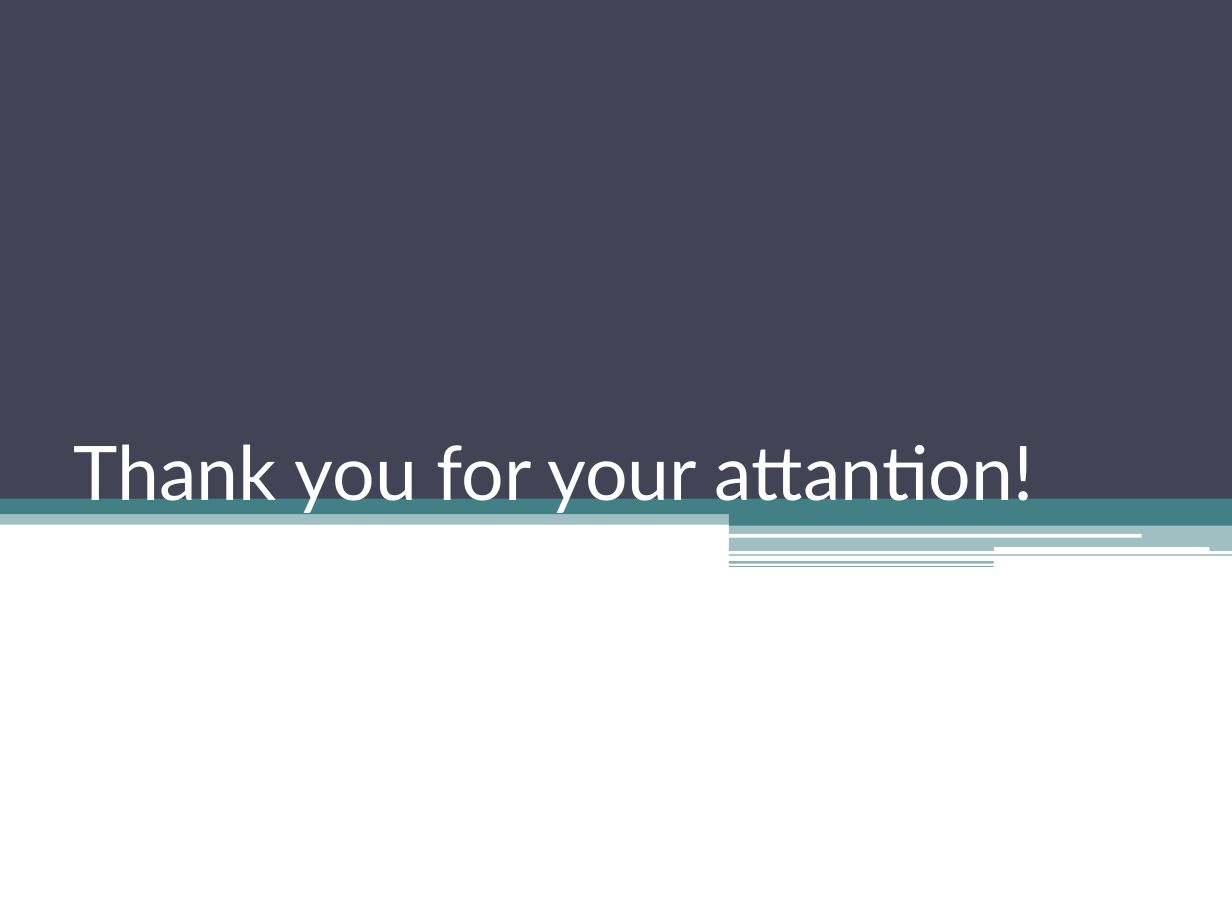
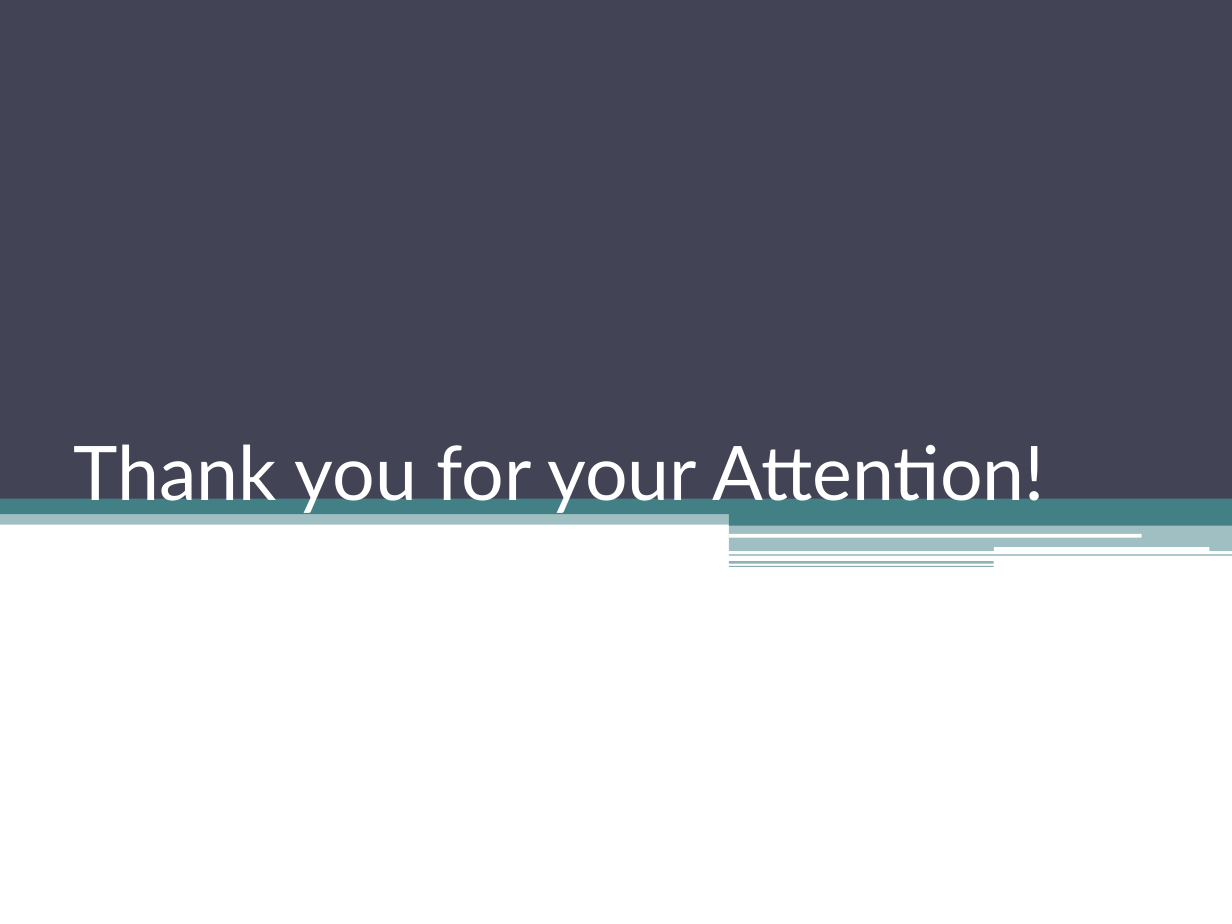
Before and after one commit to CodeLionX/ePortfolio_DesignPatterns, a slide deck: slide 28 of presentation/Design Patterns.pptx. Drawn at 1232x924 pixels with LibreOffice and Linux fonts; fonts in the diff are those of the drawing. Boxes give left, top, right and bottom in pixels: in the first picture for what was removed or moved away, otherwise in the second. Text is boxed around its words. In the diff, an @@ line names an element or a change of style, - is before the commit and + after.

```diff
--- a/presentation/Design Patterns.pptx
+++ b/presentation/Design Patterns.pptx
@@ title at (74,444,1045,513): text changed @@
-Thank you for your attantion!
+Thank you for your Attention!
```
Also in this commit, not shown: 3 other slides changed.
